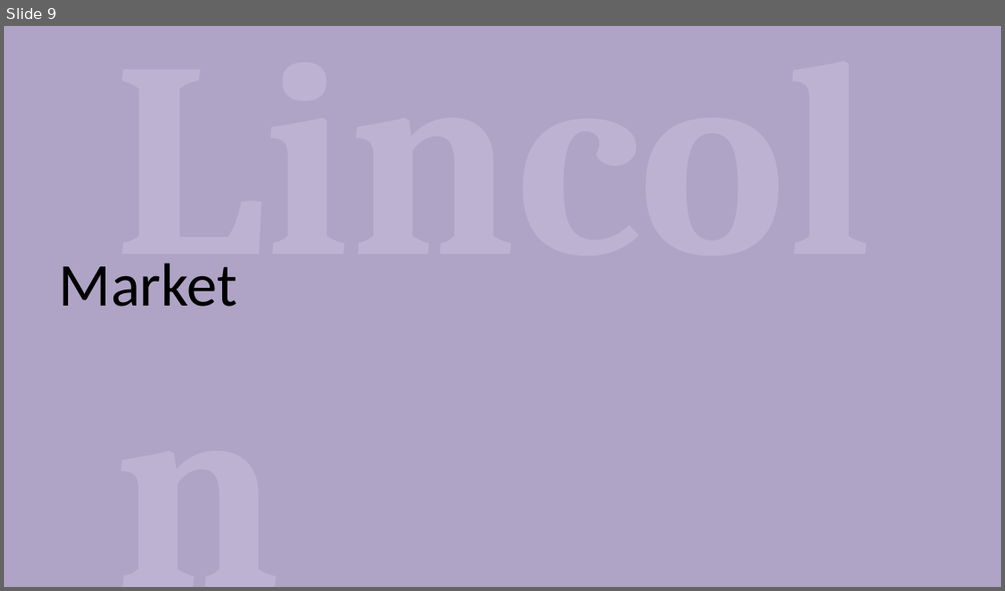
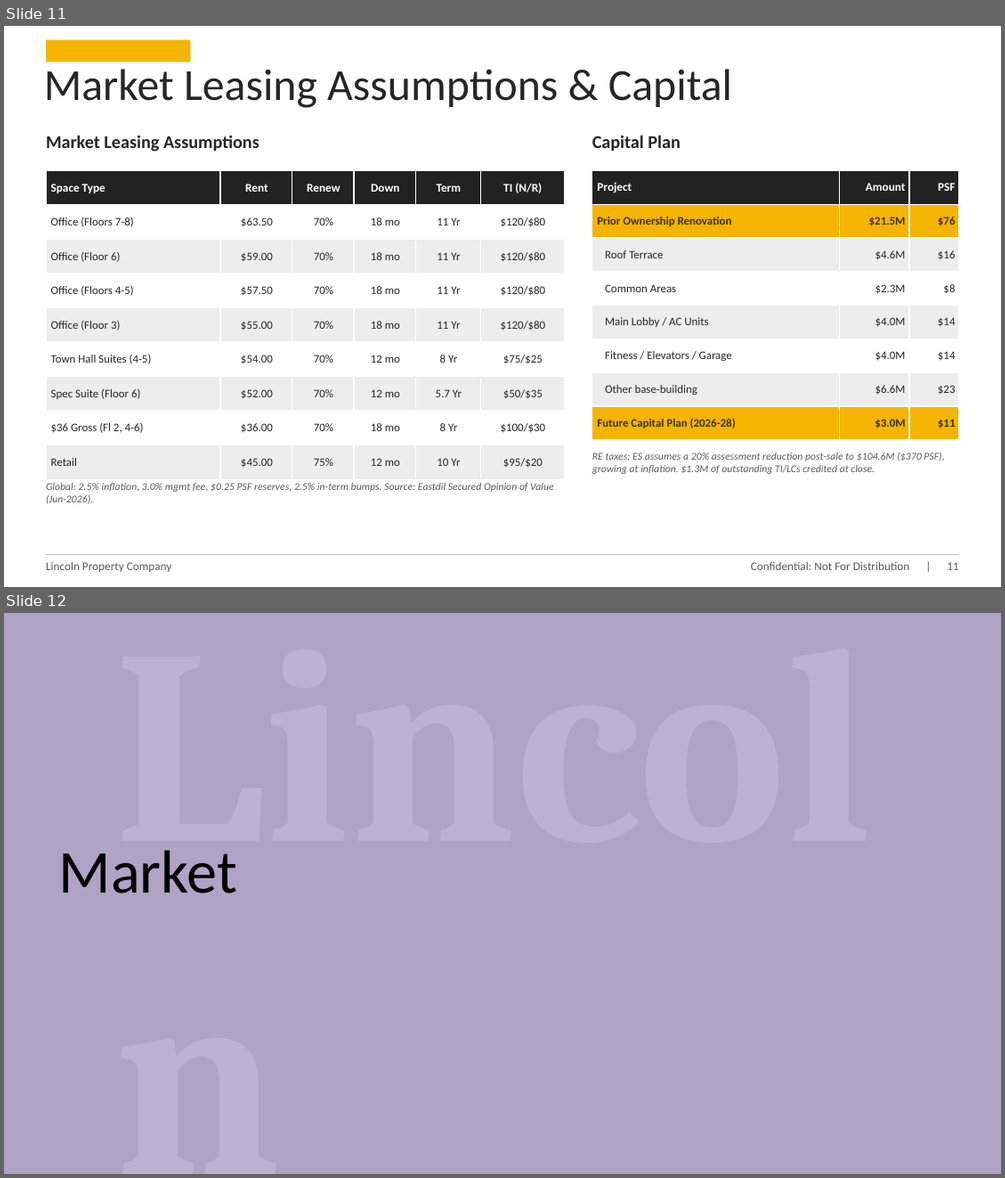
Before and after one commit to fredballs1115-ux/Underwrite-Copilot, a slide deck: equity-deck/2300_N_Street_NW_Investment_Overview.pptx. Shown one above the other, each under a label of ours: slide 9 before the commit, slides 11 and 12 after it. The pictures are 1005x591 and 1005x1178 pixels, drawn with LibreOffice and Linux fonts; fonts in the diff are those of the drawing. Boxes give left, top, right and bottom in pixels: in the first picture for what was removed or moved away, otherwise in the second. Text is boxed around its words. In the diff, an @@ line names an element or a change of style, - is before the commit and + after.

```diff
--- a/equity-deck/2300_N_Street_NW_Investment_Overview.pptx
+++ b/equity-deck/2300_N_Street_NW_Investment_Overview.pptx
@@ slide 11 added at (4, 26, 1001, 587), background #FFFFFF @@
@@ rectangle added at (46, 40, 190, 62), fill #F5B400 @@
@@ text added at (44, 69, 732, 108), 32 pt, text #262626 @@
+Market Leasing Assumptions & Capital
@@ text added at (46, 135, 259, 151), 13 pt, text #262626, bold @@
+Market Leasing Assumptions
@@ text added at (592, 135, 680, 151), 13 pt, text #262626, bold @@
+Capital Plan
@@ table added at (46, 170, 564, 480), 9 rows, 6 columns @@
+Space Type | Rent | Renew | Down | Term | TI (N/R)
+Office (Floors 7-8) | $63.50 | 70% | 18 mo | 11 Yr | $120/$80
+Office (Floor 6) | $59.00 | 70% | 18 mo | 11 Yr | $120/$80
+Office (Floors 4-5) | $57.50 | 70% | 18 mo | 11 Yr | $120/$80
+Office (Floor 3) | $55.00 | 70% | 18 mo | 11 Yr | $120/$80
+Town Hall Suites (4-5) | $54.00 | 70% | 12 mo | 8 Yr | $75/$25
+Spec Suite (Floor 6) | $52.00 | 70% | 12 mo | 5.7 Yr | $50/$35
+$36 Gross (Fl 2, 4-6) | $36.00 | 70% | 18 mo | 8 Yr | $100/$30
+Retail | $45.00 | 75% | 12 mo | 10 Yr | $95/$20
@@ table added at (592, 170, 959, 440), 8 rows, 3 columns @@
+Project | Amount | PSF
+Prior Ownership Renovation | $21.5M | $76
+Roof Terrace | $4.6M | $16
+Common Areas | $2.3M | $8
+Main Lobby / AC Units | $4.0M | $14
+Fitness / Elevators / Garage | $4.0M | $14
+Other base-building | $6.6M | $23
+Future Capital Plan (2026-28) | $3.0M | $11
@@ text added at (592, 451, 944, 474), 7.5 pt, text #595959, italic @@
+RE taxes: ES assumes a 20% assessment reduction post-sale to $104.6M ($370 PSF), growing at inflation. $1.3M of outstanding TI/LCs credited at close.
@@ text added at (46, 483, 553, 504), 7.5 pt, text #595959, italic @@
+Global: 2.5% inflation, 3.0% mgmt fee, $0.25 PSF reserves, 2.5% in-term bumps. Source: Eastdil Secured Opinion of Value (Jun-2026).
@@ elbow line added from (46, 555) to (959, 555), #BFBFBF 0.75 pt @@
@@ text added at (46, 562, 172, 572), 8.5 pt, text #595959 @@
+Lincoln Property Company
@@ text added at (751, 562, 958, 570), 8.5 pt, text #595959 @@
+Confidential: Not For Distribution | 11
@@ what was slide 9 is now slide 12 @@
```
Also in this commit, not shown: 9 slides changed, 2 other slides added, 2 other files.
